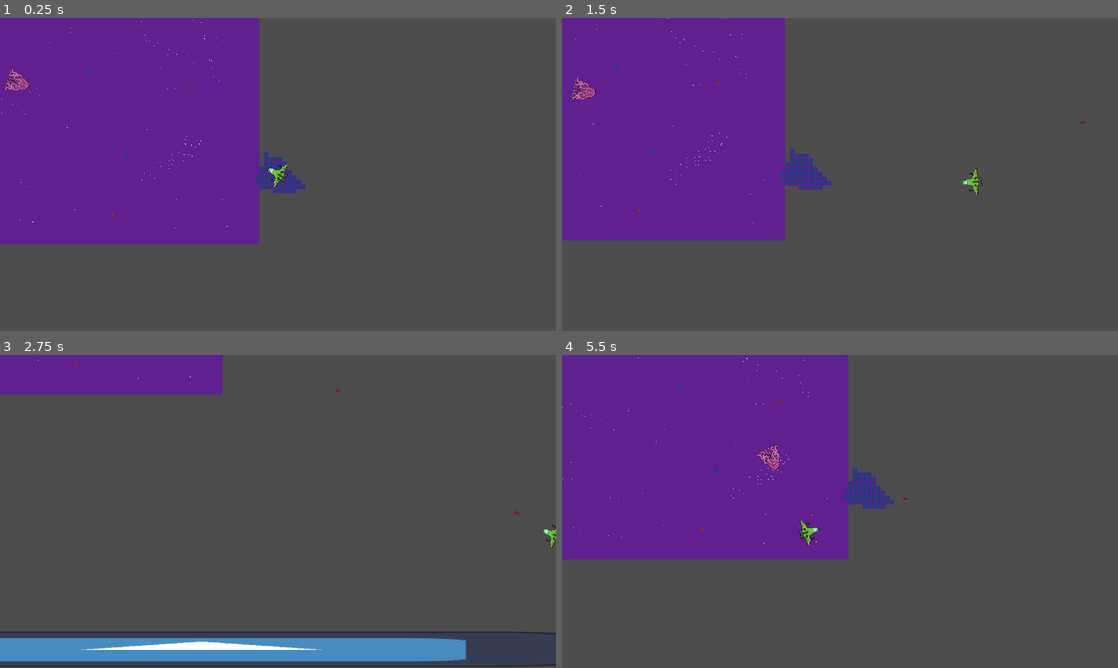
Above: before the commit, frames 1-4 (two rows, left to right).
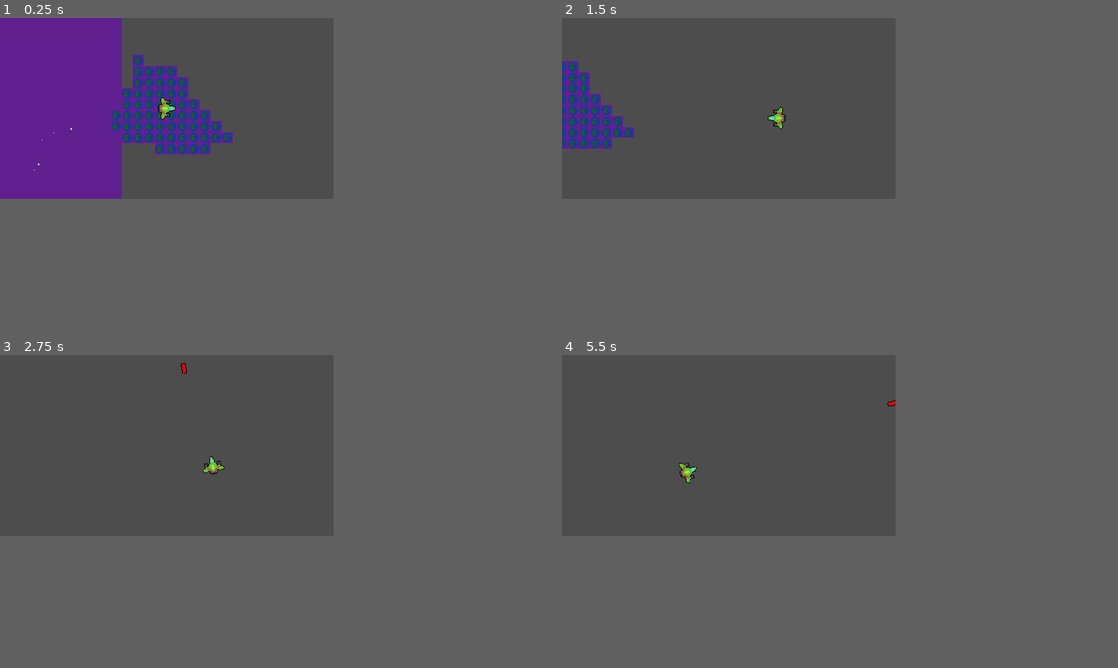
Above: after the commit, the same moments.

Repository: daltHub/Untitled-Space-Game
Game: Godot game, scene res://main.tscn
The game is run twice, just before and just after one commit, with the same random seed, the same clock (stepped at 60 frames per second) and the same inputs. The engine's default icon, where the game draws it, is replaced by a stand-in: a white triangle on a blue panel in a dark square.
Inputs (mouse positions are in pixels of both pictures, inside the frame that each line leads up to):
- Up to frame 1 (0.25 s): no input
- Up to frame 2 (1.5 s): move the mouse to (962, 158) at 0.52 s; press the mouse at (962, 158) at 0.53 s; hold D (move_right) 0.53-1.28 s; move the mouse to (728, 190) at 1.27 s; release the mouse at (728, 190) at 1.28 s; hold S (move_down) from 1.28 s (still down); click (728, 190) at 1.35 s
- Up to frame 3 (2.75 s): move the mouse to (333, 442) at 2.02 s; release S (move_down) at 2.03 s; press the mouse at (333, 442) at 2.03 s; hold D (move_right) from 2.03 s (still down)
- Up to frame 4 (5.5 s): move the mouse to (812, 574) at 2.77 s; release D (move_right) at 2.78 s; release the mouse at (812, 574) at 2.78 s; hold W (move_up) 2.78-3.53 s; click (812, 574) at 2.85 s; move the mouse to (1006, 558) at 3.52 s; press the mouse at (1006, 558) at 3.53 s; hold A (move_left) 3.53-5.03 s; move the mouse to (673, 464) at 4.27 s; release the mouse at (673, 464) at 4.28 s; click (673, 464) at 4.35 s; move the mouse to (867, 511) at 5.02 s; press the mouse at (867, 511) at 5.03 s; hold S (move_down) from 5.03 s (still down)
The window is 800x450 before the commit and 480x260 after it. Grey fills any space a smaller window leaves; there, only what the larger window draws over its background counts as a difference.

The runs differ from the first frame. In frame 1, 20% of the frame differs, in the area x 0-55%, y 0-73%; in frame 2, 29%; in frame 3, 12%; in frame 4, 34%, in the area x 0-63%, y 0-66%.

Commit message:
updated placeholder sprite size and changed to move_and_collide movement

Diff:
--- a/bullet.gd
+++ b/bullet.gd
@@ -3,7 +3,7 @@
 var speed = 1750
 var damage = 50
 func _ready():
-	self.speed = speed
+	#self.speed = speed
 	self.damage = damage
 
 func _physics_process(delta):
--- a/enemy.gd
+++ b/enemy.gd
@@ -1,19 +1,23 @@
 extends CharacterBody2D
-@export var enemy_speed = 7000
+@export var enemy_speed = 400
 @export var enemy_health = 100
+@export var enemy_damage = 20
 @onready var player = get_parent().get_node("Player")
 
 # Called when the node enters the scene tree for the first time.
 func _ready():
 	add_to_group("mobs") # mobs tag allows damage by bullets
 
+func deal_damage():
+	pass
 # Called every frame. 'delta' is the elapsed time since the previous frame.
 func _physics_process(delta):
 	var player_position = player.global_position
 	var target_position = (player_position-position).normalized()
 	look_at(player_position)
 	velocity = target_position*enemy_speed*delta
-	move_and_slide()
+	#position += transform.x * enemy_speed * delta
+	move_and_collide(velocity)
 
 
 func take_damage(damage):
@@ -23,5 +27,6 @@
 		die()
 
 
+
 func die():
 	queue_free()
--- a/main.tscn
+++ b/main.tscn
@@ -1,11 +1,10 @@
-[gd_scene load_steps=9 format=3 uid="uid://lctayfbjgnmn"]
+[gd_scene load_steps=8 format=3 uid="uid://lctayfbjgnmn"]
 
 [ext_resource type="Script" path="res://main.gd" id="1_81413"]
 [ext_resource type="PackedScene" uid="uid://cxgxv2og8ceyj" path="res://player.tscn" id="2_n7a40"]
 [ext_resource type="PackedScene" uid="uid://cbpa7w5on7xy1" path="res://test_object.tscn" id="3_yr2b4"]
 [ext_resource type="Texture2D" uid="uid://ct5iwpcisluff" path="res://art/player/tilemap.png" id="4_4y0if"]
 [ext_resource type="AudioStream" uid="uid://b5msqwr1rxuc0" path="res://sound/music/Space Fighter Loop.mp3" id="6_3qtj1"]
-[ext_resource type="PackedScene" uid="uid://cwrot8t3ksxgw" path="res://enemy.tscn" id="6_8vmbe"]
 
 [sub_resource type="TileSetAtlasSource" id="TileSetAtlasSource_sbhcw"]
 texture = ExtResource("4_4y0if")
@@ -158,6 +157,3 @@
 stream = ExtResource("6_3qtj1")
 volume_db = 1.0
 autoplay = true
-
-[node name="Enemy" parent="." instance=ExtResource("6_8vmbe")]
-position = Vector2(391, 353)
--- a/player.gd
+++ b/player.gd
@@ -1,8 +1,8 @@
 extends CharacterBody2D
 
 
-@export var max_speed = 800
-@export var acceleration = 1800
+@export var max_speed = 400
+@export var acceleration = 1000
 @export var friction = 600 # slows down when ther is no movement input
 @export var bullet_speed = 500 #
 @export var shoot_cooldown: float = 0.3 # time between bullet shots
@@ -15,6 +15,7 @@
 @onready var shootSound = $ShootEffectPlayer # Sound effect for shooting
 
 func _ready():
+	add_to_group("player")
 	screen_size = get_viewport_rect().size
 
 func get_movement_input():
@@ -32,9 +33,12 @@
 			velocity = Vector2.ZERO
 	else:
 		velocity += (input * acceleration * delta)
+		#velocity += (input * acceleration)
 		velocity = velocity.limit_length(max_speed)
-	move_and_slide()
-	return
+	#move_and_slide()
+	var collision_data = move_and_collide(velocity*delta)
+	return collision_data
+
 
 
 func shoot():
@@ -42,7 +46,7 @@
 	owner.add_child(b)
 	b.speed = bullet_speed
 	b.damage = bullet_damage
-	b.transform = $Muzzle.global_transform
+	b.transform = $Muzzle.global_transform #
 	shootSound.play()
 
 
--- a/player.tscn
+++ b/player.tscn
@@ -25,8 +25,8 @@
 sprite_frames = SubResource("SpriteFrames_jrsko")
 
 [node name="CollisionPolygon2D" type="CollisionPolygon2D" parent="."]
-position = Vector2(5, 8.9407e-08)
-scale = Vector2(3.2, 1)
+position = Vector2(1, 0)
+scale = Vector2(1.13043, 0.345745)
 polygon = PackedVector2Array(9.6875, -5, 7.1875, -10, 1.5625, -10, -1.5625, -21, -1.875, -24, 2.1875, -24, 3.125, -26,  …(423 unchanged characters)…
 
 [node name="Muzzle" type="Marker2D" parent="."]
--- a/project.godot
+++ b/project.godot
@@ -18,12 +18,11 @@
 
 [display]
 
-window/size/viewport_width=1920
-window/size/viewport_height=1080
+window/size/viewport_width=480
+window/size/viewport_height=260
 window/size/mode=3
 window/size/borderless=true
-window/stretch/mode="canvas_items"
-window/stretch/scale_mode="integer"
+window/stretch/mode="viewport"
 mouse_cursor/custom_image="res://art/player/target.png"
 mouse_cursor/custom_image_hotspot=Vector2(12, 12)
 
Not shown, changed: TODO.txt
Binary file changed: art/player/player.aseprite
Binary file changed: art/player/player.png
Not shown, added: bulCD34.tmp
